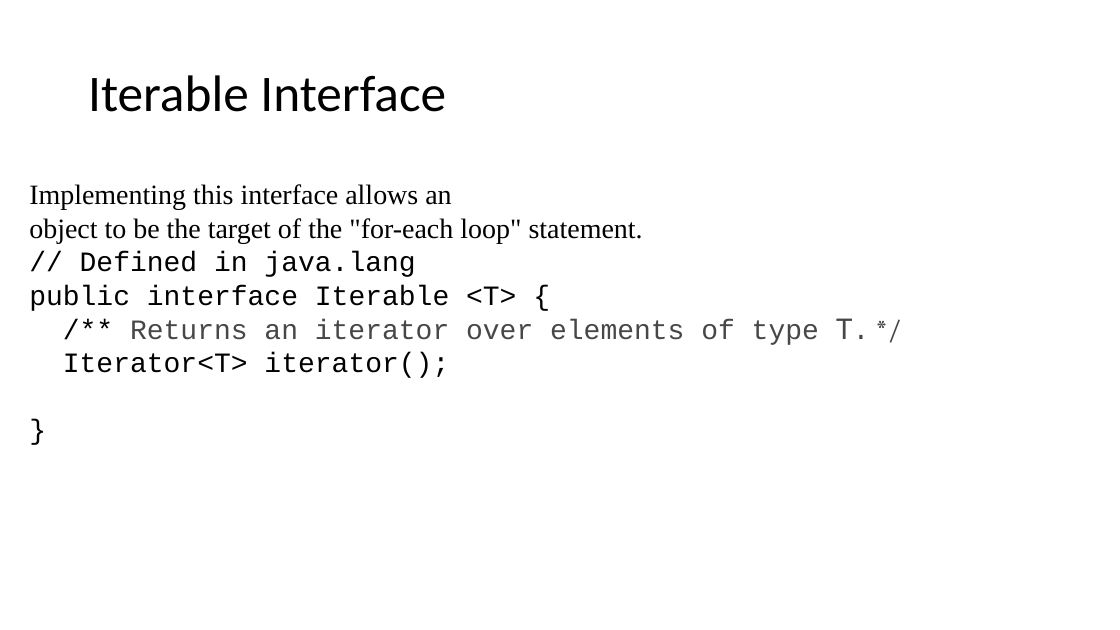
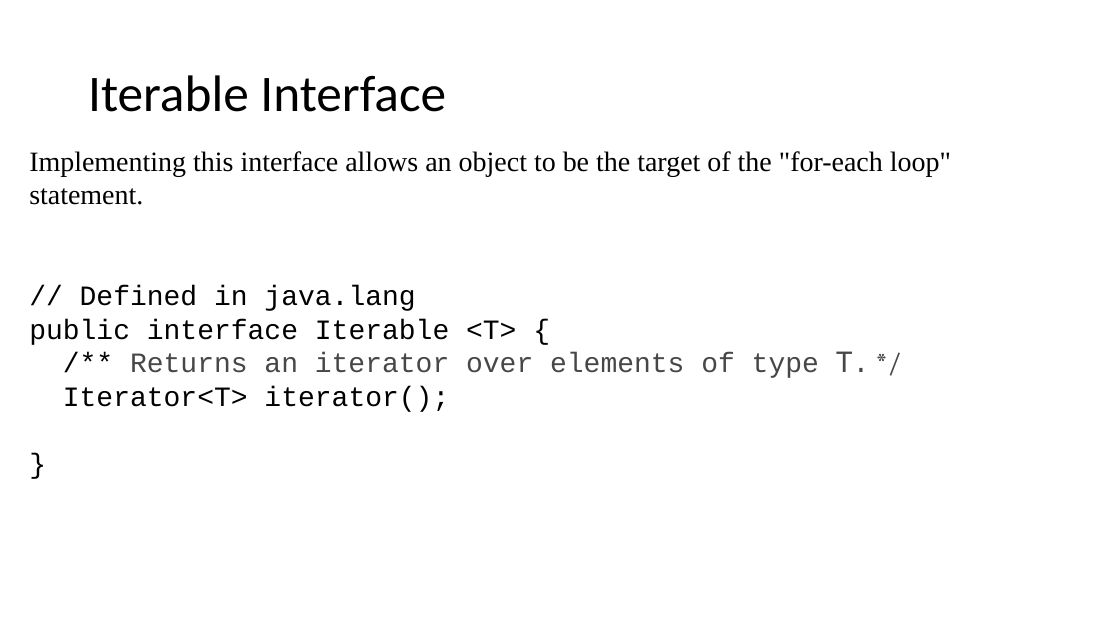
Before and after one commit to ucsd-cse12-w21/ucsd-cse12-w21.github.io, a slide deck: slide 4 of lectures/lecture-24/B00-Live-Cao/Lecture 24 - Lecture.pptx. Drawn at 1120x630 pixels with LibreOffice and Linux fonts; fonts in the diff are those of the drawing. Boxes give left, top, right and bottom in pixels: in the first picture for what was removed or moved away, otherwise in the second. Text is boxed around its words. In the diff, an @@ line names an element or a change of style, - is before the commit and + after.

```diff
--- a/lectures/lecture-24/B00-Live-Cao/Lecture 24 - Lecture.pptx
+++ b/lectures/lecture-24/B00-Live-Cao/Lecture 24 - Lecture.pptx
@@ text "Implementing this interface allows an ...": place and size @@
-text "Implementing this interface allows an ..." at (29,184,870,378)
+text "Implementing this interface allows an ..." at (29,151,951,412)
@@ text at (29,151,951,205): text changed @@
-Implementing this interface allows an
-object to be the target of the "for-each loop" statement.
+Implementing this interface allows an object to be the target of the "for-each loop" statement.
```
Also in this commit, not shown: 2 other slides changed, 2 other files.
